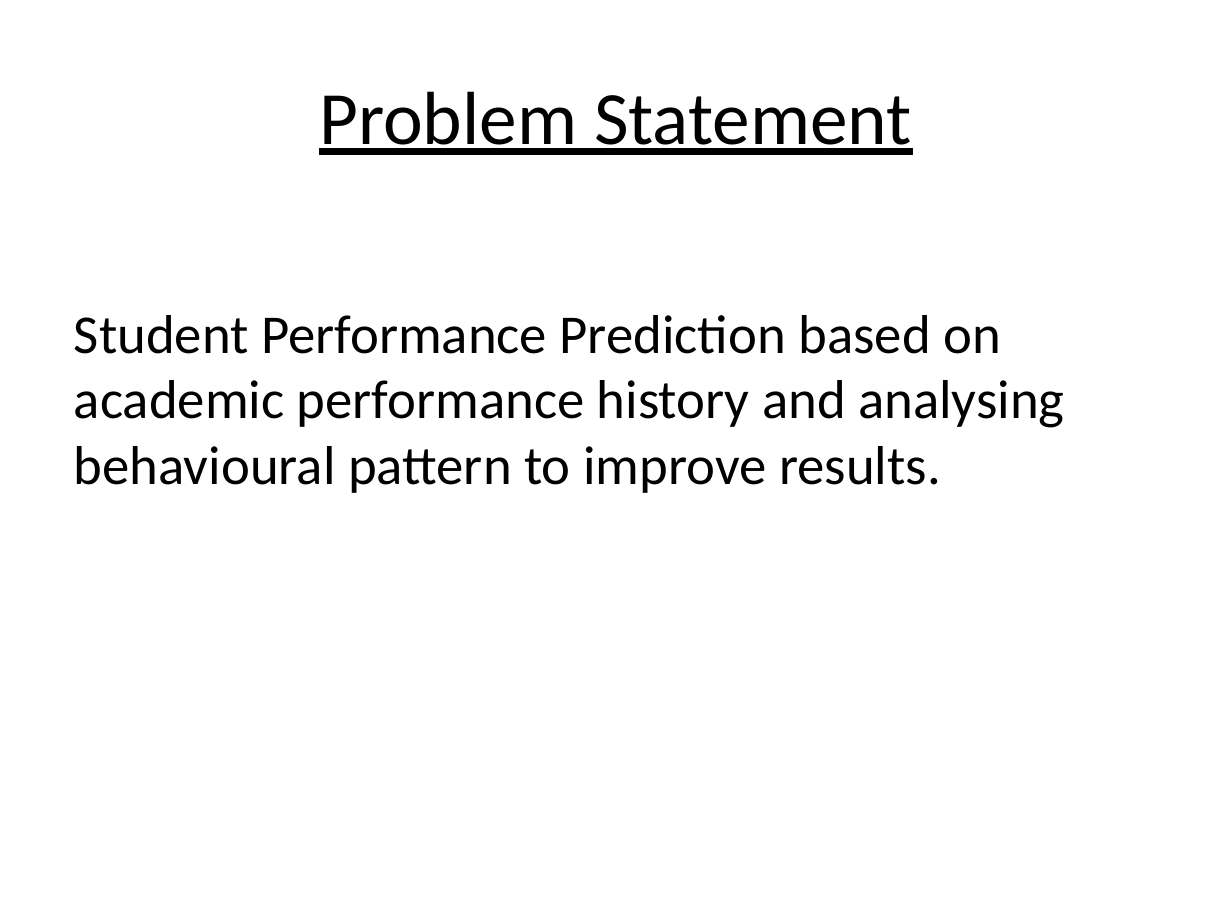
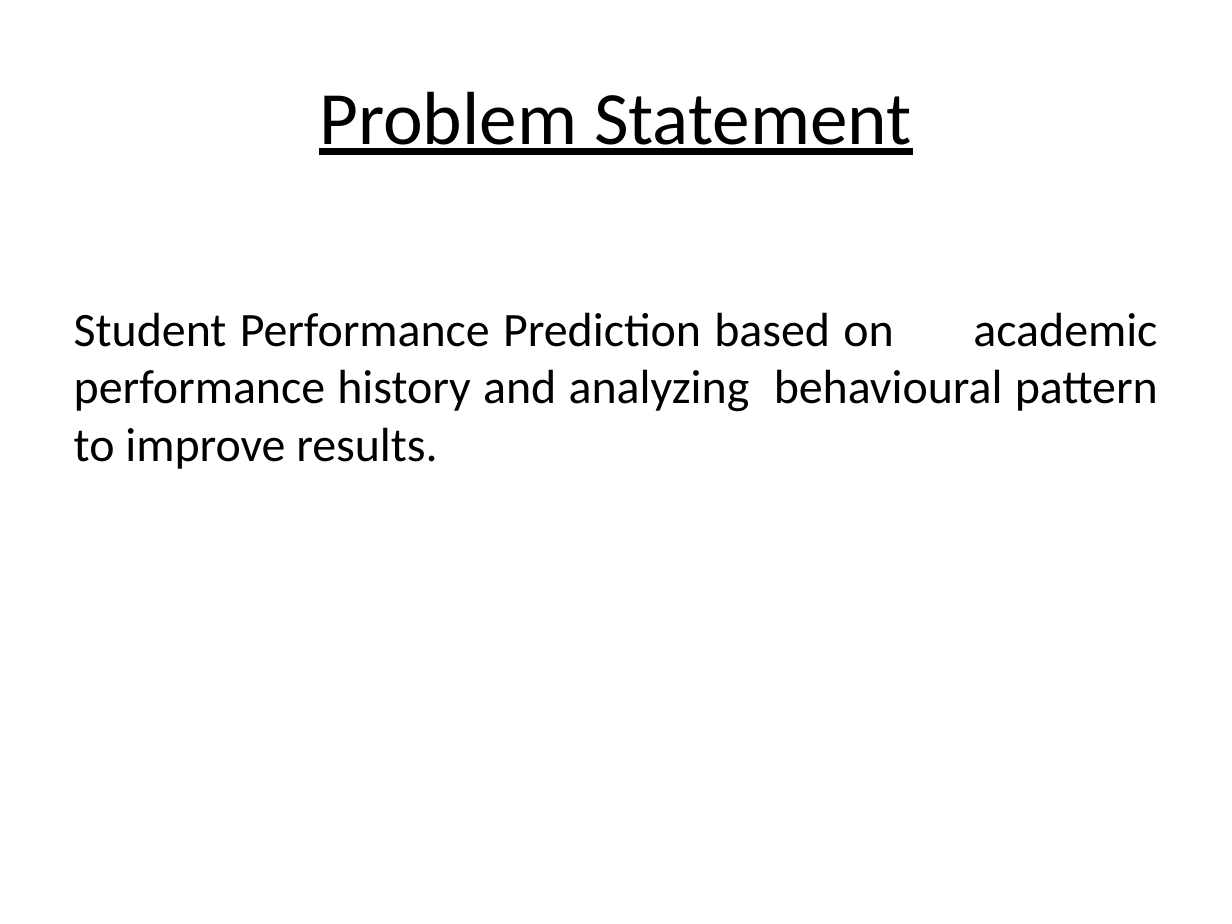
Before and after one commit to MMCOEIT/2018-19-Projects, a slide deck: slide 2 of Group3/Design/Review.pptx (slide 6 before the commit). Drawn at 1232x924 pixels with LibreOffice and Linux fonts; fonts in the diff are those of the drawing. Boxes give left, top, right and bottom in pixels: in the first picture for what was removed or moved away, otherwise in the second. Text is boxed around its words. In the diff, an @@ line names an element or a change of style, - is before the commit and + after.

```diff
--- a/Group3/Design/Review.pptx
+++ b/Group3/Design/Review.pptx
@@ text at [74, 312, 1158, 469]: text changed; size 32 to 28 pt @@
-Student Performance Prediction based on academic performance history and analysing behavioural pattern to improve results.
+Student Performance Prediction based on academic performance history and analyzing behavioural pattern to improve results.
```
Also in this commit, not shown: 9 other slides changed, 4 slides added, 1 slide removed, 6 other files.
